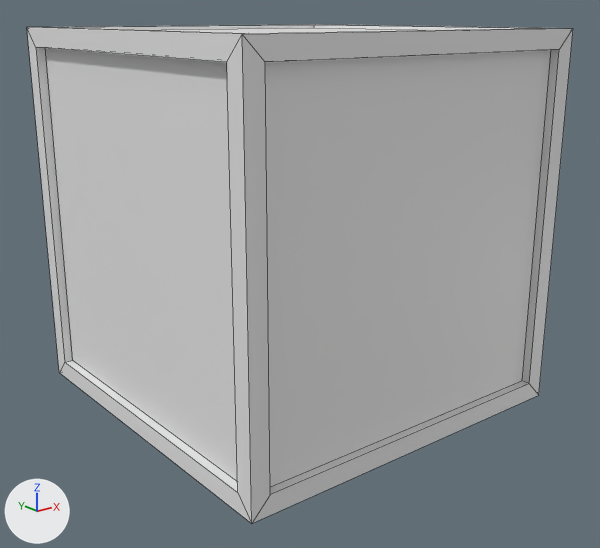
The FBX model Assets/Meshes/Display.fbx, before and after one commit.
Rendered twice from a camera (50 mm lens) standing at (-2.76, -3.52, 1.07) and looking at (-0.02, -0.1, -0.3). Lighting does not change. The marker at lower left points along +X, +Y and +Z. The older version comes first. Mesh edges are drawn as thin lines.
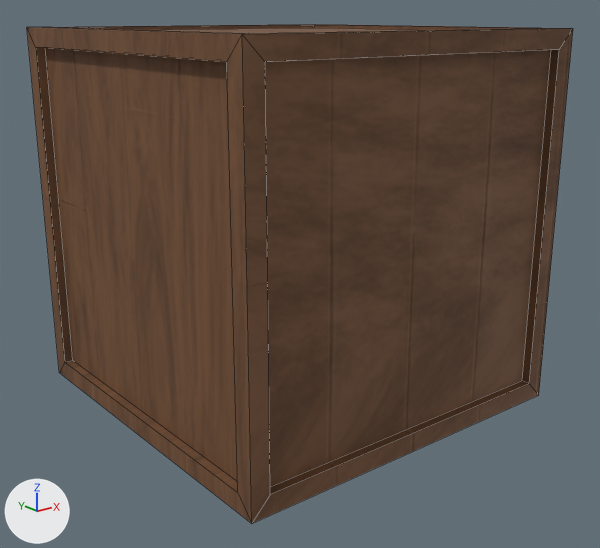
Changed parts and their boxes [x1, y1, x2, y2] in the pictures (600 x 548 px):
'Cube.002', recoloured (white to brown): [27, 24, 573, 523] in both

The change, as a list of edits to the scene's bpy script:
```text
Add img_display_color_png:
    img_display_color_png = load_image('display_color.png', '../Textures/display_color.png', 2048, 2048, 'sRGB')
Add img_display_normal_png:
    img_display_normal_png = load_image('display_normal.png', '../Textures/display_normal.png', 2048, 2048, 'Non-Color')
Add img_display_roughness_png:
    img_display_roughness_png = load_image('display_roughness.png', '../Textures/display_roughness.png', 2048, 2048, 'Non-Color')
Add mat_material_001:
    mat_material_001 = bpy.data.materials.new('Material.001')
    # uses the picture img_display_color_png
    # uses the picture img_display_normal_png
    # uses the picture img_display_roughness_png
Change me_cube:
    where me_cube.from_pydata(...)  # 48 vertices, 46 faces; spans x -1.0..1.0, y -1.0..1.0, z -1.0..1.0
    add me_cube.materials.append(mat_material_001)
```
